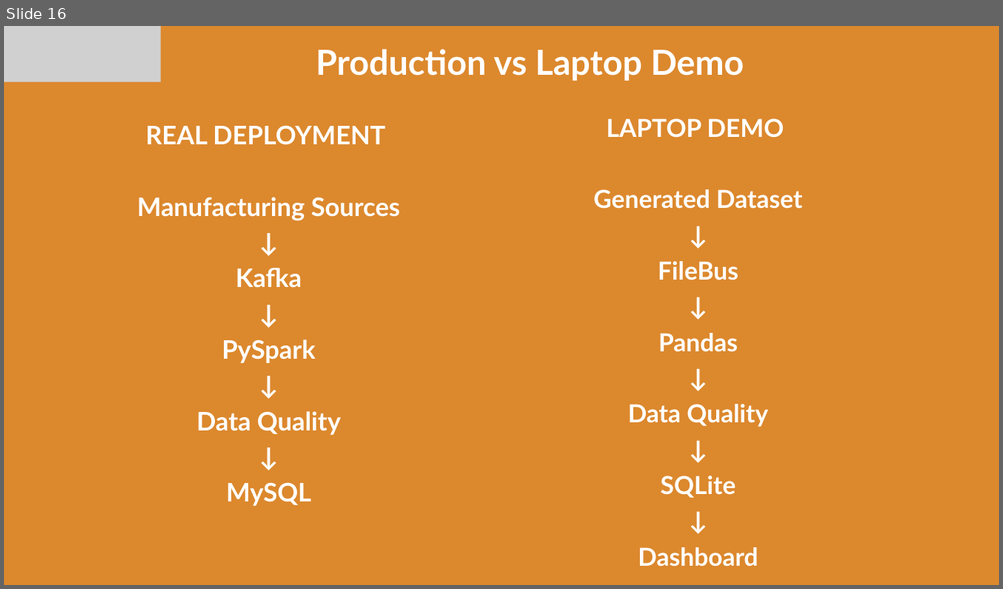
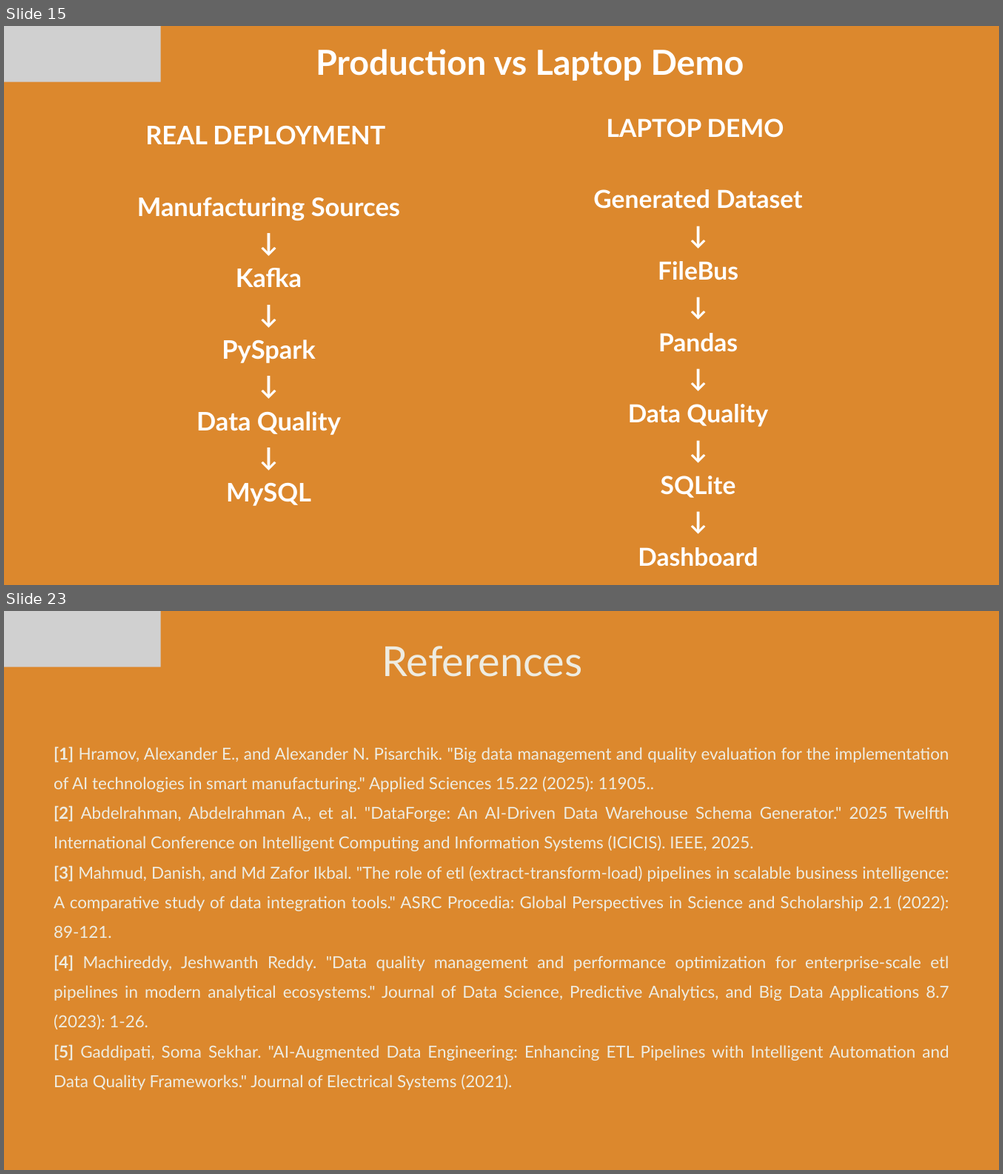
Before and after one commit to Ganta-khethana/-KLH-CSE-2026-2027-FDE11-DataForge, a slide deck: Project/FDE project.pptx. Shown one above the other, each under a label of ours: slide 16 before the commit, slides 15 and 23 after it; the slides between them are not shown. The pictures are 1003x589 and 1003x1174 pixels, drawn with LibreOffice and Linux fonts; fonts in the diff are those of the drawing; grey boxes stand for pictures. Boxes give left, top, right and bottom in pixels: in the first picture for what was removed or moved away, otherwise in the second. Text is boxed around its words. In the diff, an @@ line names an element or a change of style, - is before the commit and + after.

```diff
--- a/Project/FDE project.pptx
+++ b/Project/FDE project.pptx
@@ slide 23 added at (4,611,999,1170), background #DC882D @@
@@ picture added at (4,611,161,667) @@
@@ text added at (382,646,583,677), 60 pt, text #EEECE1 @@
+References
@@ text added at (54,746,949,1091), 24 pt, text #EEECE1 @@
+[1] Hramov, Alexander E., and Alexander N. Pisarchik. "Big data management and quality evaluation for the implementation of AI technologies in smart manufacturing." Applied Sciences 15.22 (2025): 11905..
+[2] Abdelrahman, Abdelrahman A., et al. "DataForge: An AI-Driven Data Warehouse Schema Generator." 2025 Twelfth International Conference on Intelligent Computing and Information Systems (ICICIS). IEEE, 2025.
+[3] Mahmud, Danish, and Md Zafor Ikbal. "The role of etl (extract-transform-load) pipelines in scalable business intelligence: A comparative study of data integration tools." ASRC Procedia: Global Perspectives in Science and Scholarship 2.1 (2022): 89-121.
+[4] Machireddy, Jeshwanth Reddy. "Data quality management and performance optimization for enterprise-scale etl pipelines in modern analytical ecosystems." Journal of Data Science, Predictive Analytics, and Big Data Applications 8.7 (2023): 1-26.
+[5] Gaddipati, Soma Sekhar. "AI-Augmented Data Engineering: Enhancing ETL Pipelines with Intelligent Automation and Data Quality Frameworks." Journal of Electrical Systems (2021).
@@ what was slide 16 is now slide 15 @@
```
Also in this commit, not shown: 4 slides changed, 5 other slides added, 3 slides removed.
